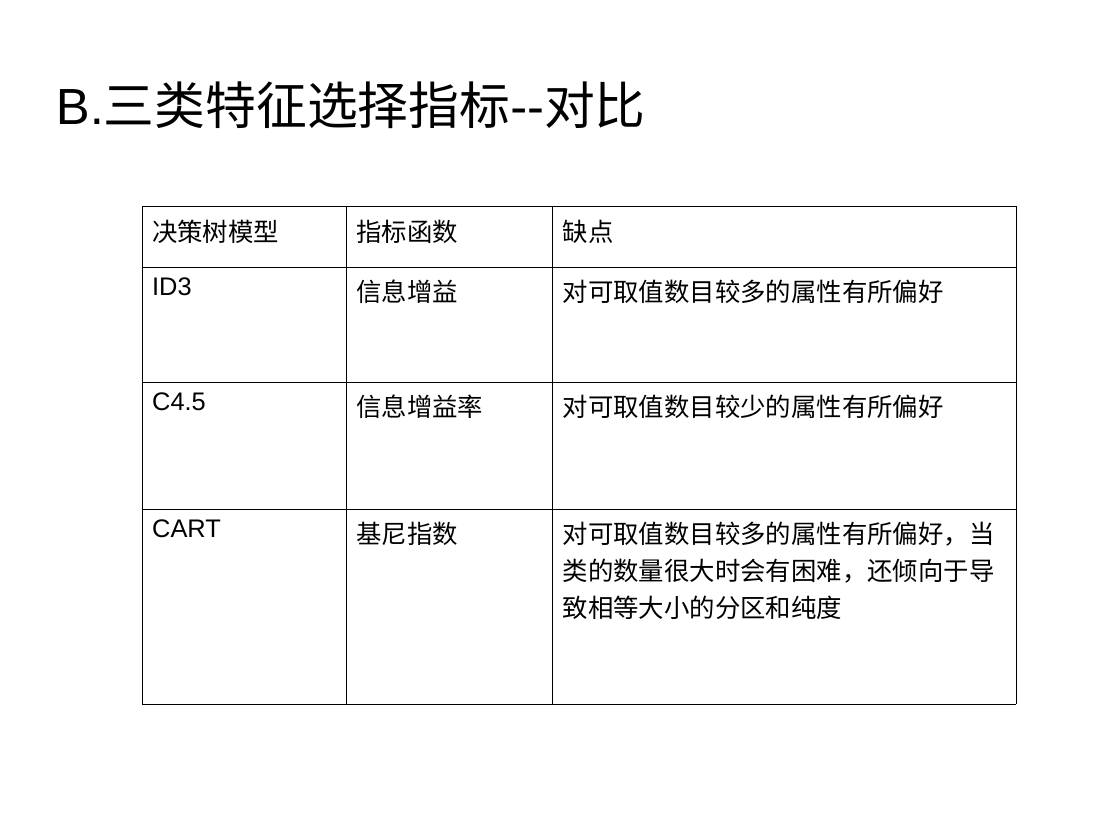
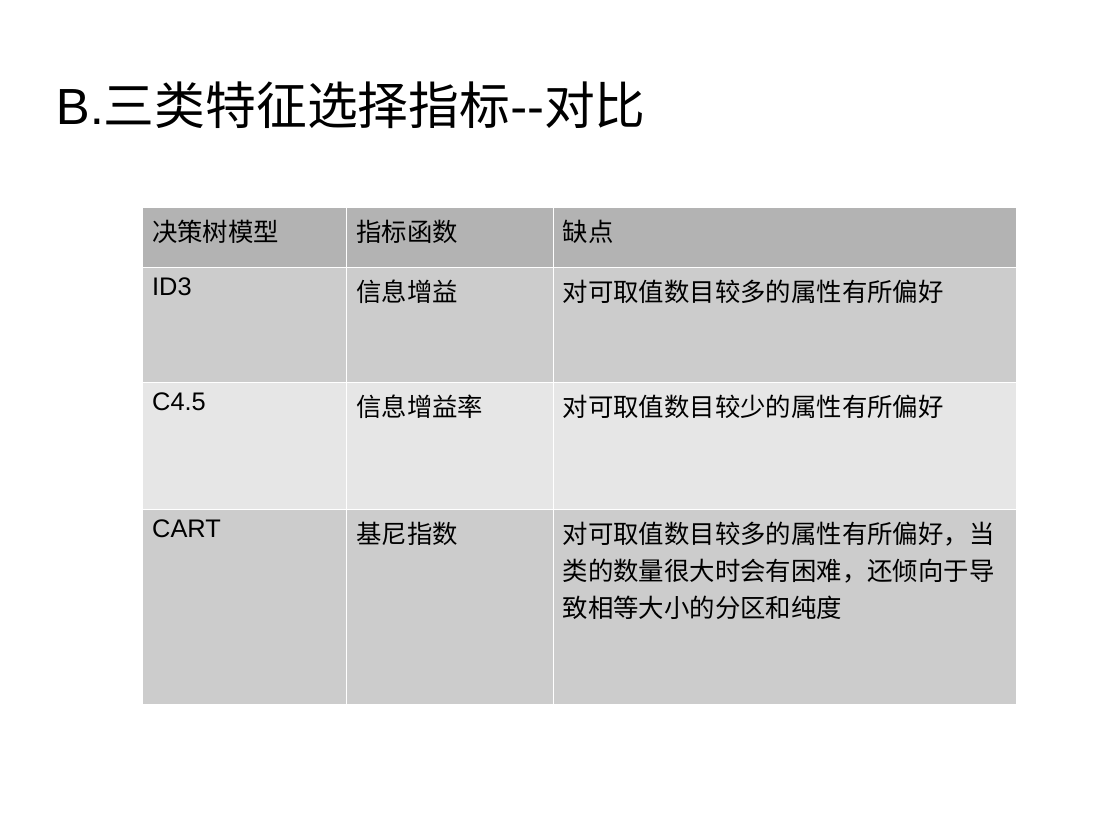
Before and after one commit to liulj0507/DecisionTreeShareProject, a slide deck: slide 10 of doc/DecisionTree-zhb.odp. Drawn at 1120x840 pixels with LibreOffice and Linux fonts; fonts in the diff are those of the drawing; background and template pictures are left out. Boxes give left, top, right and bottom in pixels: in the first picture for what was removed or moved away, otherwise in the second. Text is boxed around its words. In the diff, an @@ line names an element or a change of style, - is before the commit and + after.

```diff
--- a/doc/DecisionTree-zhb.odp
+++ b/doc/DecisionTree-zhb.odp
@@ table at bbox=[142, 207, 1016, 704] @@
@@ fill none to #B3B3B3 in row 1 @@
@@ fill none to #CCCCCC in 6 cells @@
@@ fill none to #E6E6E6 in row 3 @@
@@ borders changed @@
```
Also in this commit, not shown: 2 other slides changed.
